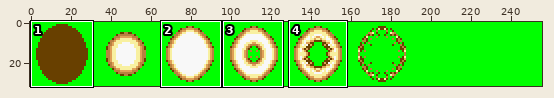
Edited in one commit: sprite sheet (assets/Resources/images/misc/explosion2.png). The picture above shows the old version from afar; the outline marks the close-up.
Close-up. Before the edit:
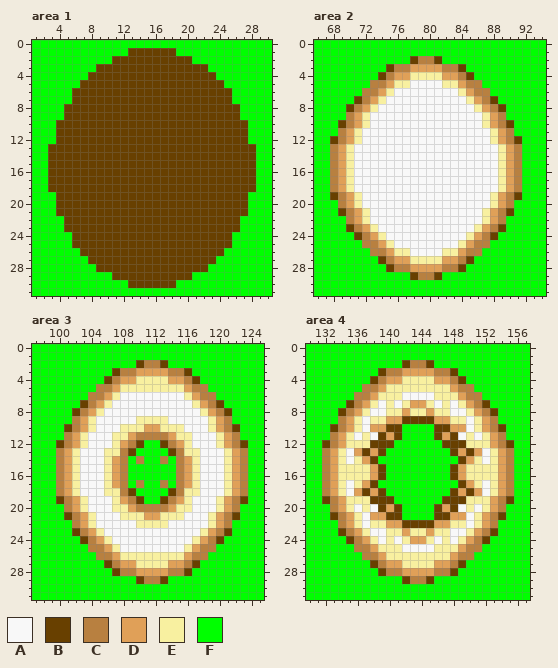
The file is 256x32 pixels. Shown: area 1: x 1..30, y 0..31; area 2: x 66..94, y 0..31; area 3: x 97..125, y 0..31; area 4: x 130..157, y 0..31. The commit also changed other parts of the picture, which this record leaves out.
Palette (. is transparent): A #f8f8f8  B #684000  C #b88040  D #e0a058  E #f8f0a0  F #00ff00
The result:
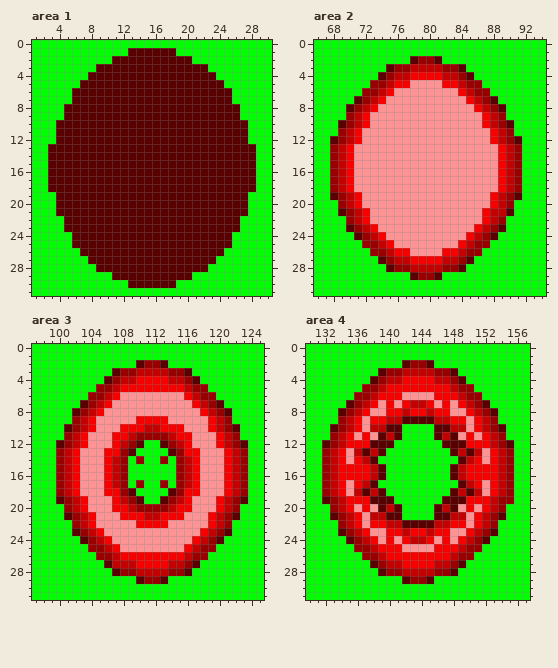
The exact change:
@@ palette @@
-A #f8f8f8
+A #ff9393
-B #684000
+B #5b0000
-C #b88040
+C #9b0000
-D #e0a058
+D #c40000
-E #f8f0a0
+E #f90000
--- area 2
@@ x 87..91 @@
 20 AEDCF
-21 EDCBF
+21 EDDBF
 22 EDCFF
--- area 3
@@ x 105..109 @@
 26 CCDEE
-27 FBCDD
+27 FBDDD
 28 FFBCC
--- area 4
@@ x 153..157 @@
 18 EDCFF
-19 DCBFF
+19 DCCFF
 20 DCFFF
Boxes around the changes in both close-ups, in picture pixels (x1, y1, x2, y2):
changed: (48, 48, 256, 288)
changed: (330, 56, 522, 280)
changed: (56, 360, 248, 584)
changed: (322, 360, 514, 584)
